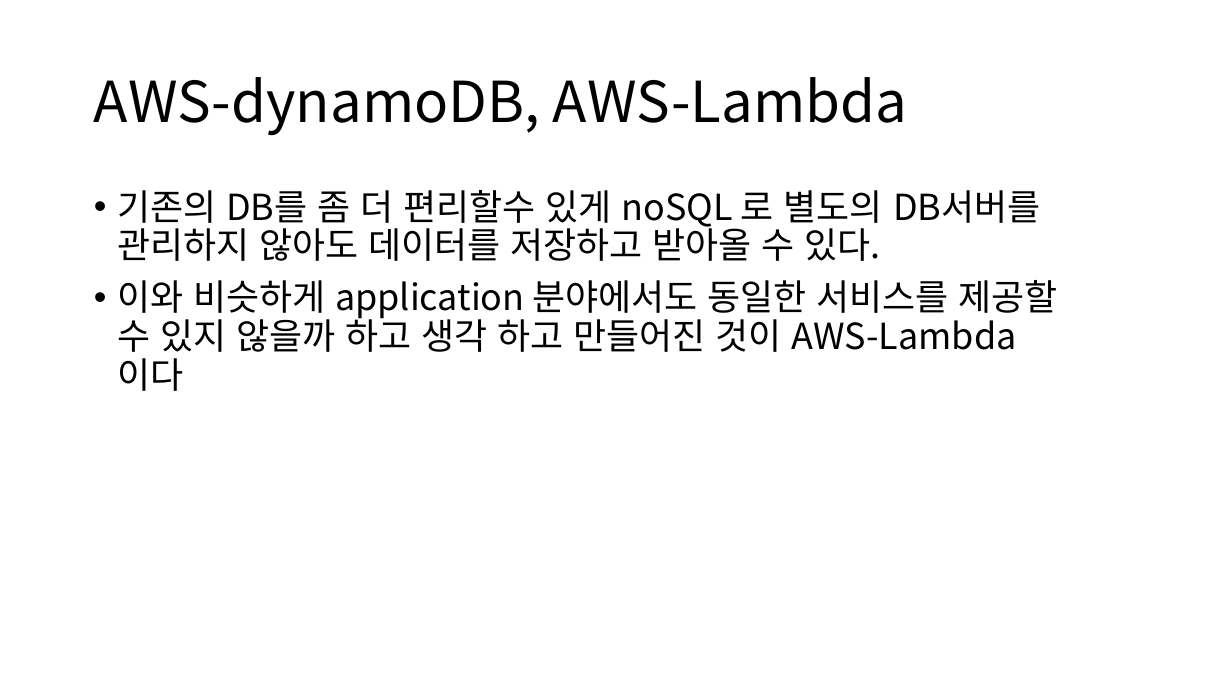
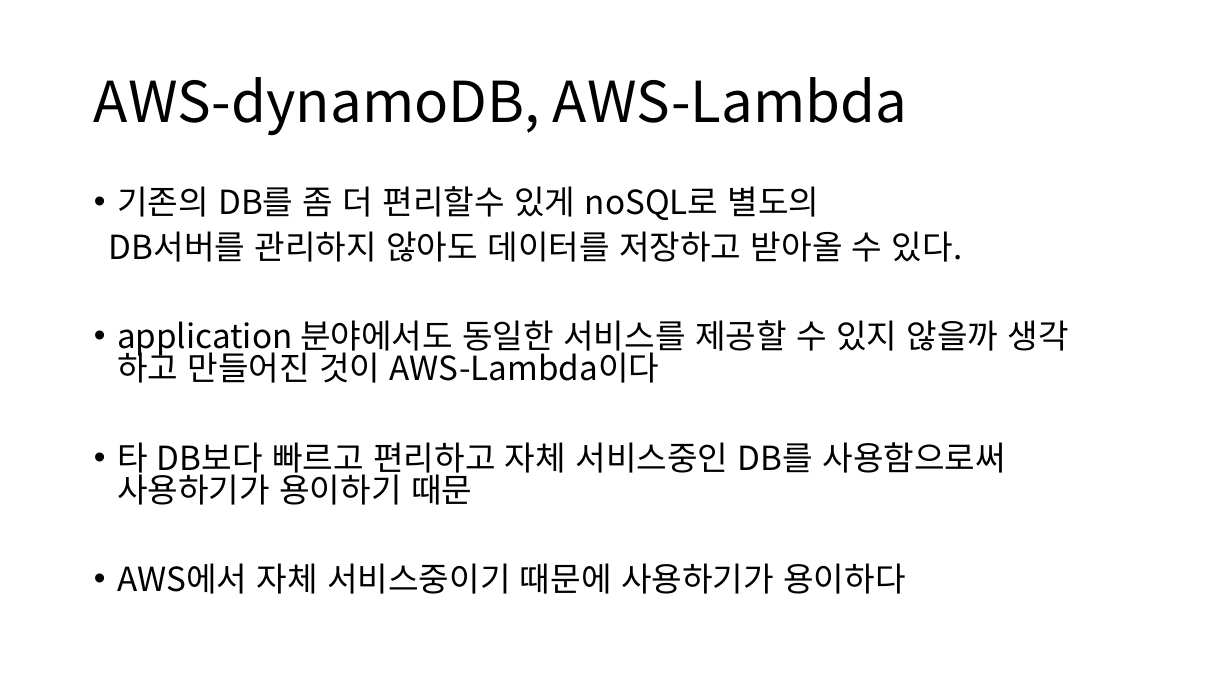
Before and after one commit to popuyaha/mlog-serverless-stack-test, a slide deck: slide 10 of AWS기반 Serverless 아키텍쳐.pptx (slide 6 before the commit). Drawn at 1232x693 pixels with LibreOffice and Linux fonts; fonts in the diff are those of the drawing. Boxes give left, top, right and bottom in pixels: in the first picture for what was removed or moved away, otherwise in the second. Text is boxed around its words. In the diff, an @@ line names an element or a change of style, - is before the commit and + after.

```diff
--- a/AWS기반 Serverless 아키텍쳐.pptx
+++ b/AWS기반 Serverless 아키텍쳐.pptx
@@ text at (109,186,1069,594): text changed; size 28 to 25.9 pt @@
-• 기존의 DB를 좀 더 편리할수 있게 noSQL 로 별도의 DB서버를 관리하지 않아도 데이터를 저장하고 받아올 수 있다.
-• 이와 비슷하게 application 분야에서도 동일한 서비스를 제공할 수 있지 않을까 하고 생각 하고 만들어진 것이 AWS-Lambda이다
+• 기존의 DB를 좀 더 편리할수 있게 noSQL로 별도의
+DB서버를 관리하지 않아도 데이터를 저장하고 받아올 수 있다.
+• application 분야에서도 동일한 서비스를 제공할 수 있지 않을까 생각 하고 만들어진 것이 AWS-Lambda이다
+• 타 DB보다 빠르고 편리하고 자체 서비스중인 DB를 사용함으로써 사용하기가 용이하기 때문
+• AWS에서 자체 서비스중이기 때문에 사용하기가 용이하다
```
Also in this commit, not shown: 1 other slide changed, 4 slides added, 2 slides removed, 19 other files.
